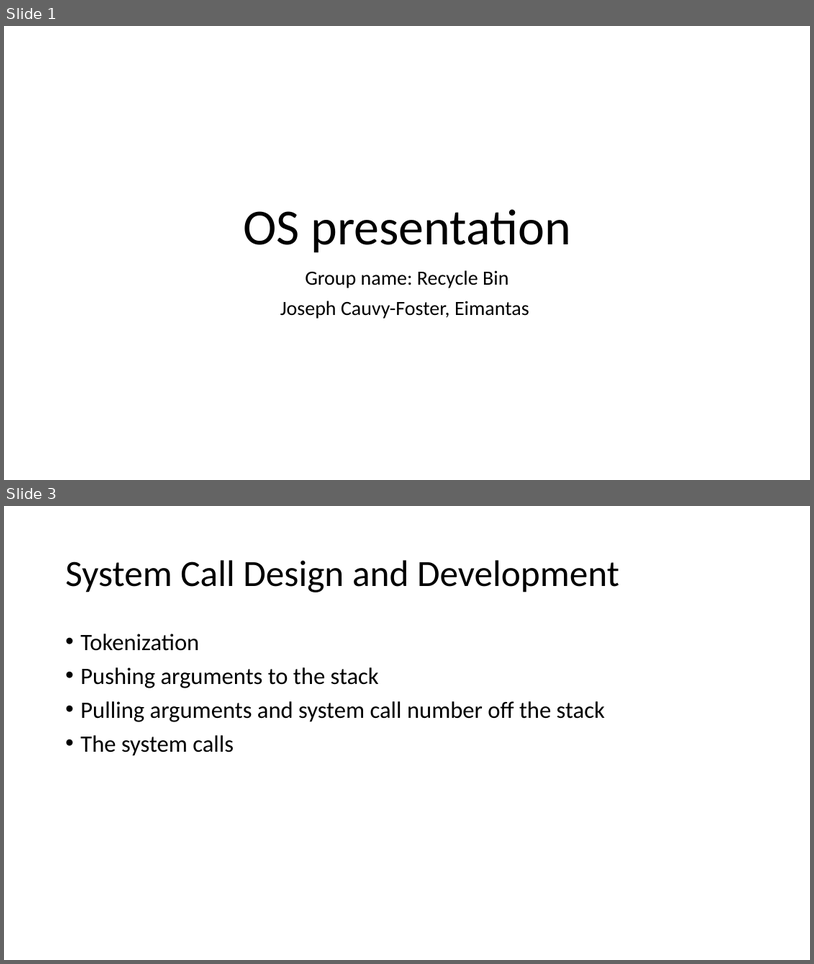
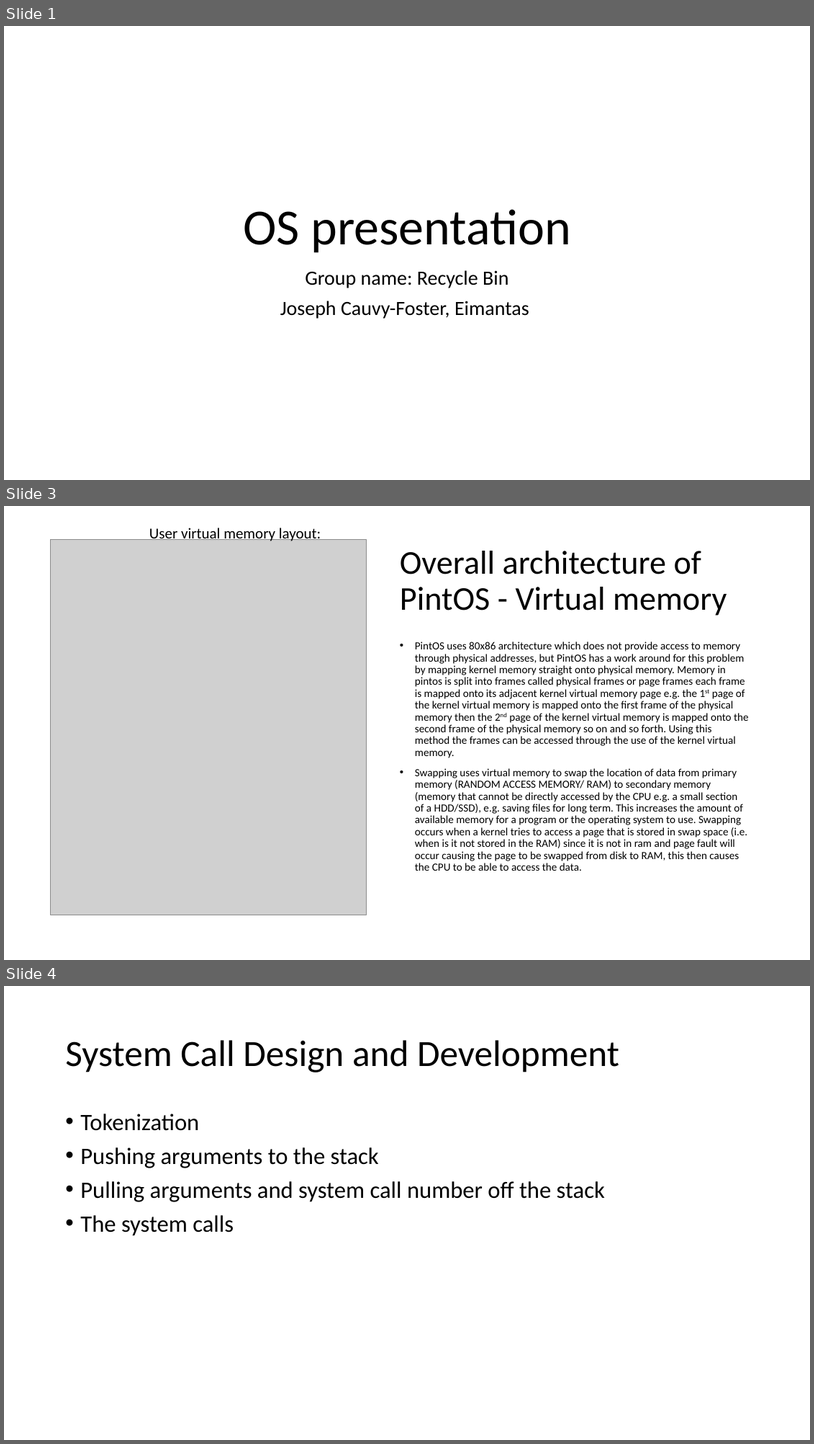
Before and after one commit to josephcf166/Operating-Systems-Project, a slide deck: OS.pptx. Shown one above the other, each under a label of ours: slides 1 and 3 before the commit, slides 1, 3 and 4 after it; the slides between them are not shown. The pictures are 814x964 and 814x1444 pixels, drawn with LibreOffice and Linux fonts; fonts in the diff are those of the drawing; grey boxes stand for pictures. Boxes give left, top, right and bottom in pixels: in the first picture for what was removed or moved away, otherwise in the second. Text is boxed around its words. In the diff, an @@ line names an element or a change of style, - is before the commit and + after.

```diff
--- a/OS.pptx
+++ b/OS.pptx
@@ slide 3 added at box(4, 506, 810, 960), background #FFFFFF @@
@@ picture added at box(51, 540, 366, 915) @@
@@ text added at box(149, 528, 321, 543), 18 pt, text #000000 @@
+User virtual memory layout:
@@ title added at box(400, 551, 727, 615), 39.6 pt, text #000000 @@
+Overall architecture of PintOS - Virtual memory
@@ text added at box(415, 641, 749, 870), 13 pt, text #000000 @@
+• PintOS uses 80x86 architecture which does not provide access to memory through physical addresses, but PintOS has a work around for this problem by mapping kernel memory straight onto physical memory. Memory in pintos is split into frames called physical frames or page frames each frame is mapped onto its adjacent kernel virtual memory page e.g. the 1st page of the kernel virtual memory is mapped onto the first frame of the physical memory then the 2nd page of the kernel virtual memory is mapped onto the second frame of the physical memory so on and so forth. Using this method the frames can be accessed through the use of the kernel virtual memory.
+• Swapping uses virtual memory to swap the location of data from primary memory (RANDOM ACCESS MEMORY/ RAM) to secondary memory (memory that cannot be directly accessed by the CPU e.g. a small section of a HDD/SSD), e.g. saving files for long term. This increases the amount of available memory for a program or the operating system to use. Swapping occurs when a kernel tries to access a page that is stored in swap space (i.e. when is it not stored in the RAM) since it is not in ram and page fault will occur causing the page to be swapped from disk to RAM, this then causes the CPU to be able to access the data.
@@ what was slide 3 is now slide 4 @@
```
Also in this commit, not shown: 1 slide changed, 1 other slide added.
